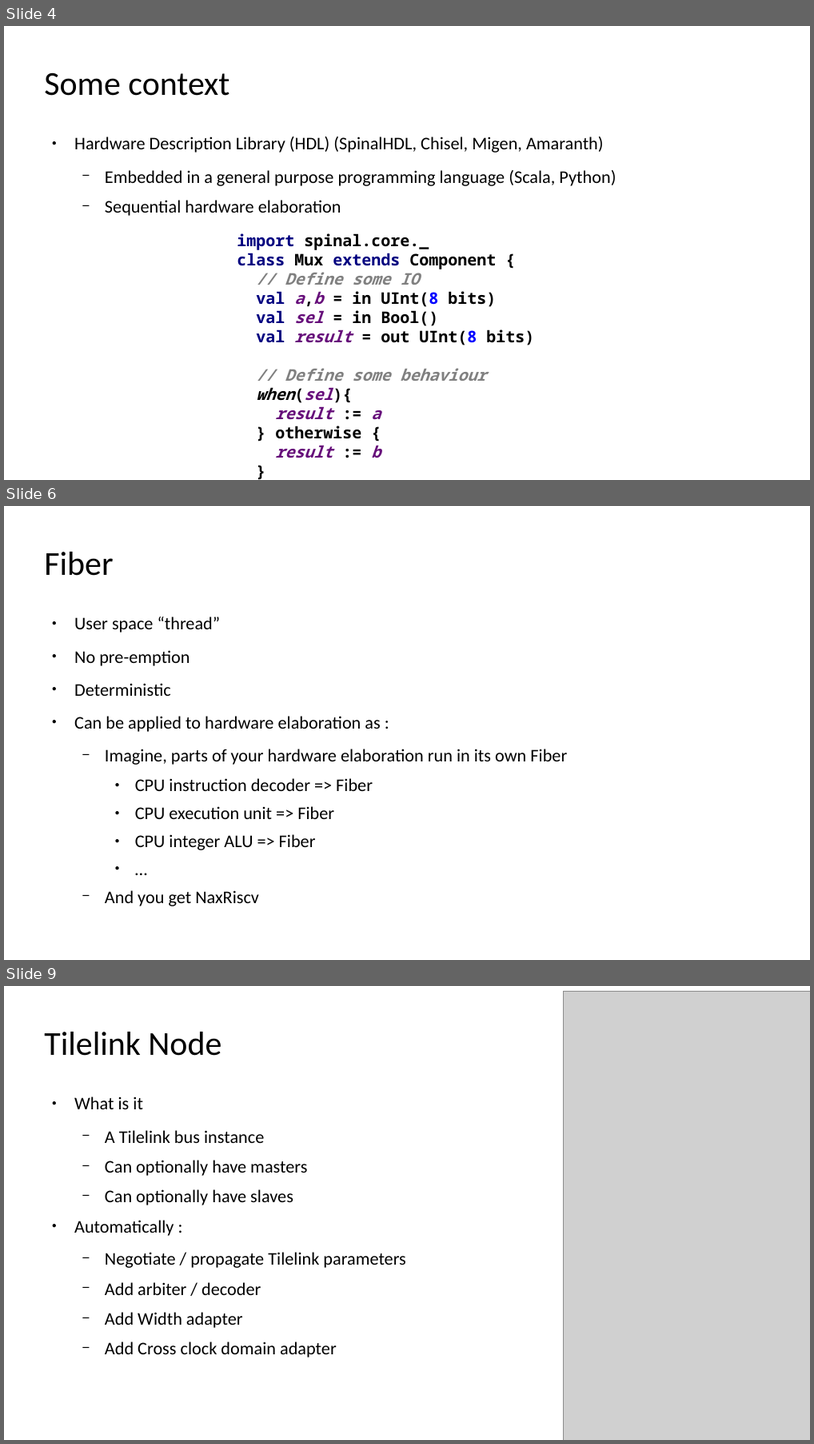
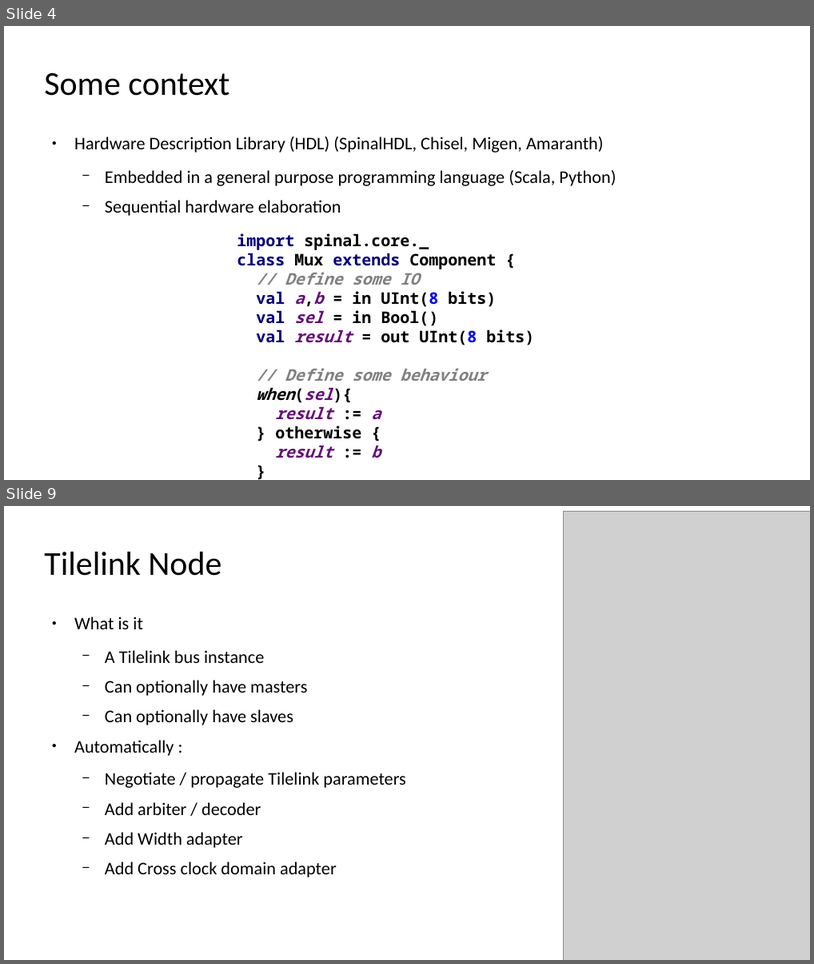
Before and after one commit to SpinalHDL/SpinalDoc, a slide deck: presentation/en/orconf_150923/orconf_150923.odp. Shown one above the other, each under a label of ours: slides 4, 6 and 9 before the commit, slides 4 and 9 after it; the slides between them are not shown. The pictures are 814x1444 and 814x964 pixels, drawn with LibreOffice and Linux fonts; fonts in the diff are those of the drawing; grey boxes stand for pictures. Boxes give left, top, right and bottom in pixels: in the first picture for what was removed or moved away, otherwise in the second. Text is boxed around its words. In the diff, an @@ line names an element or a change of style, - is before the commit and + after.

```diff
--- a/presentation/en/orconf_150923/orconf_150923.odp
+++ b/presentation/en/orconf_150923/orconf_150923.odp
@@ slide 6 removed at (4,506,810,960), background #FFFFFF @@
@@ title removed at (44,552,113,576) @@
-Fiber
@@ text removed at (74,616,567,906) @@
-● User space “thread”
-● No pre-emption
-● Deterministic
-● Can be applied to hardware elaboration as :
-  − Imagine, parts of your hardware elaboration run in its own Fiber
-    ● CPU instruction decoder => Fiber
-    ● CPU execution unit => Fiber
-    ● CPU integer ALU => Fiber
-    ● …
-  − And you get NaxRiscv
```
Also in this commit, not shown: 6 slides changed, 2 slides added, 1 other slide removed, 2 other files.
